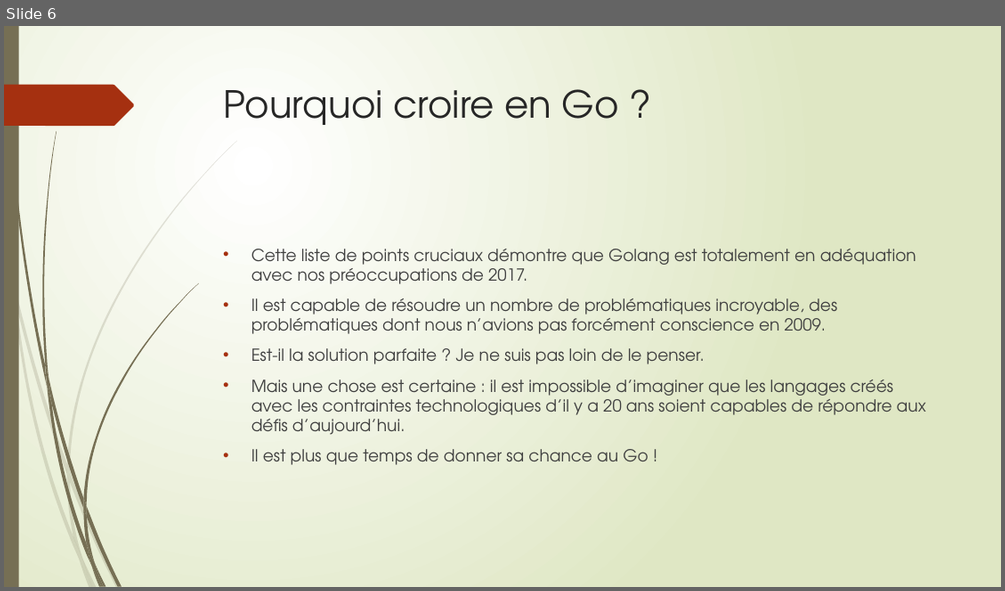
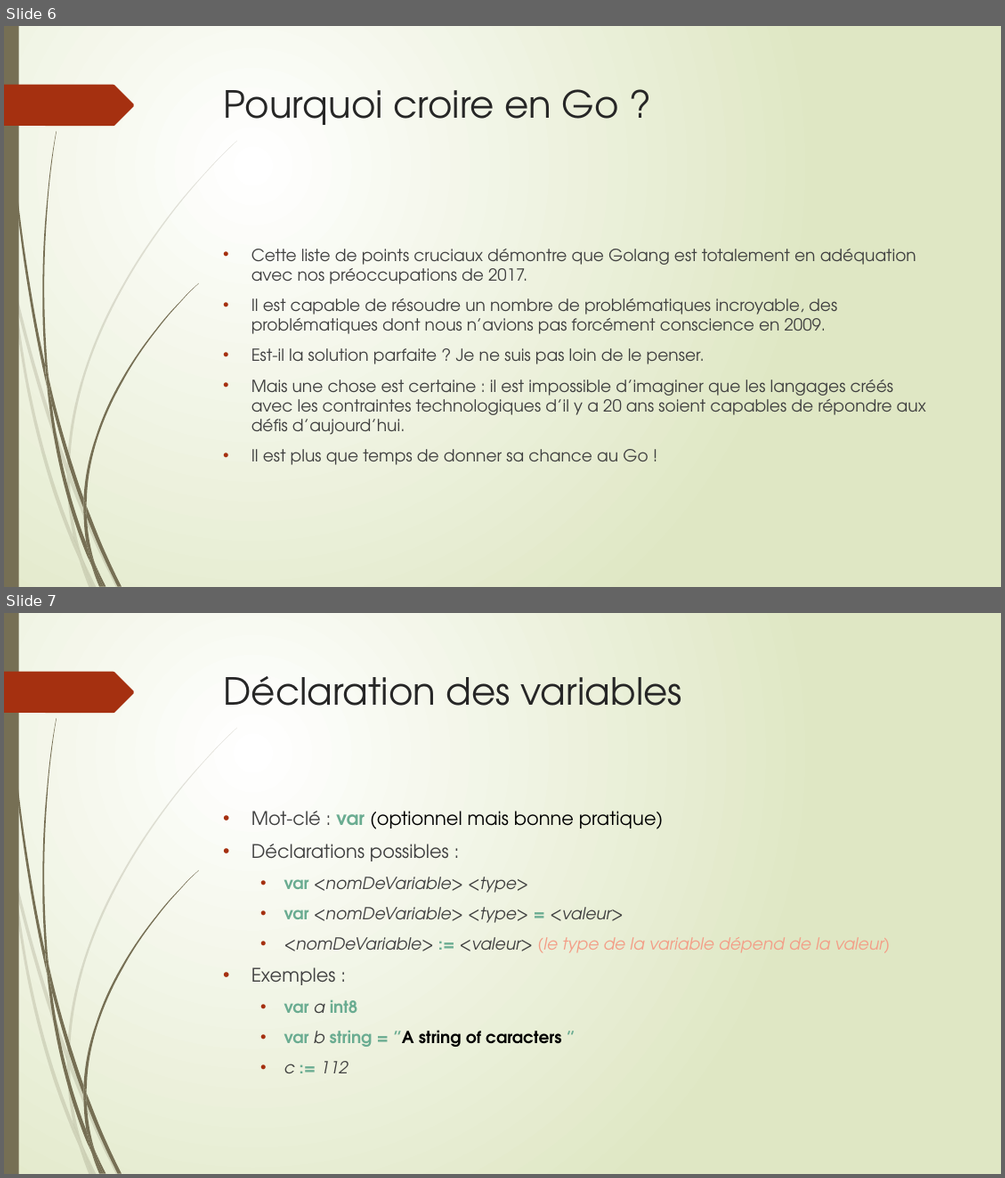
Before and after one commit to thierrydecker/learning-go, a slide deck: learning-go.pptx. Shown one above the other, each under a label of ours: slide 6 before the commit, slides 6 and 7 after it. The pictures are 1005x591 and 1005x1178 pixels, drawn with LibreOffice and Linux fonts; fonts in the diff are those of the drawing. Boxes give left, top, right and bottom in pixels: in the first picture for what was removed or moved away, otherwise in the second. Text is boxed around its words. In the diff, an @@ line names an element or a change of style, - is before the commit and + after.

Commit message:
Added variables declaration

```diff
--- a/learning-go.pptx
+++ b/learning-go.pptx
@@ slide 7 added at box(4, 613, 1001, 1174), background gradient #FFFFFF to #DFE8C4; not listed: 24 template elements that a slide beside it also shows @@
@@ title added at box(224, 676, 682, 706), 36 pt, text #262626 @@
+Déclaration des variables
@@ text added at box(251, 811, 890, 1073), 16 pt, text #404040 @@
+• Mot-clé : var (optionnel mais bonne pratique)
+• Déclarations possibles :
+  • var <nomDeVariable> <type>
+  • var <nomDeVariable> <type> = <valeur>
+  • <nomDeVariable> := <valeur> (le type de la variable dépend de la valeur)
+• Exemples :
+  • var a int8
+  • var b string = ″A string of caracters ″
+  • c := 112
```
